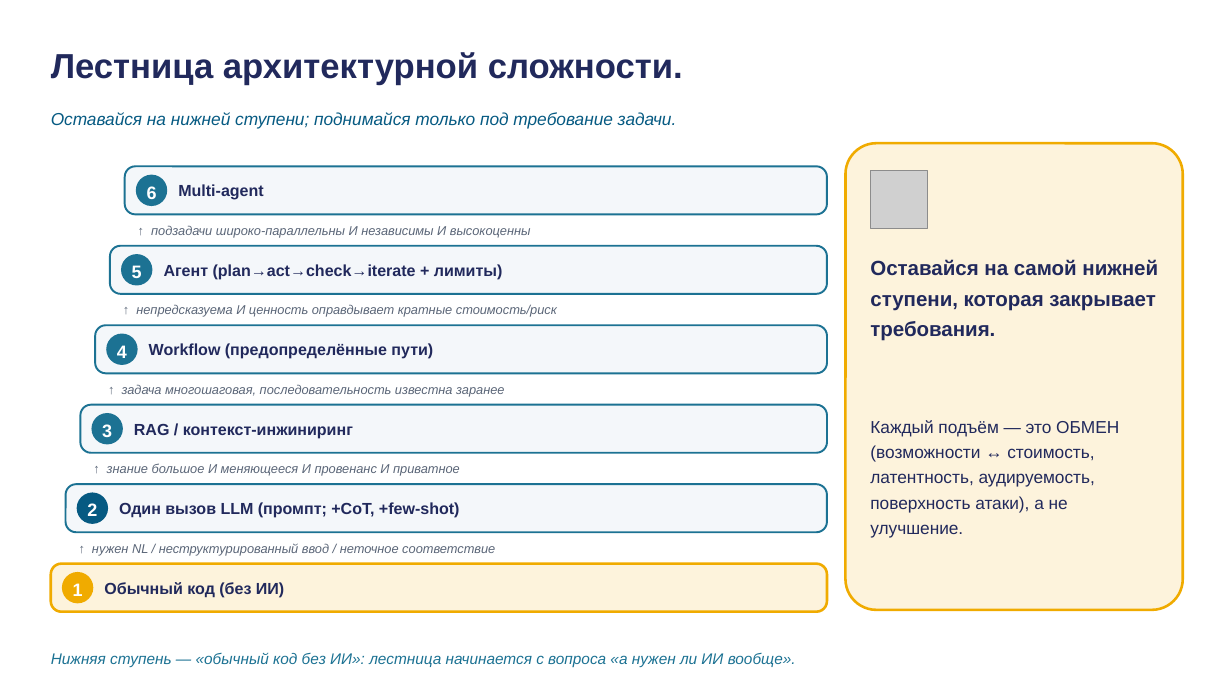
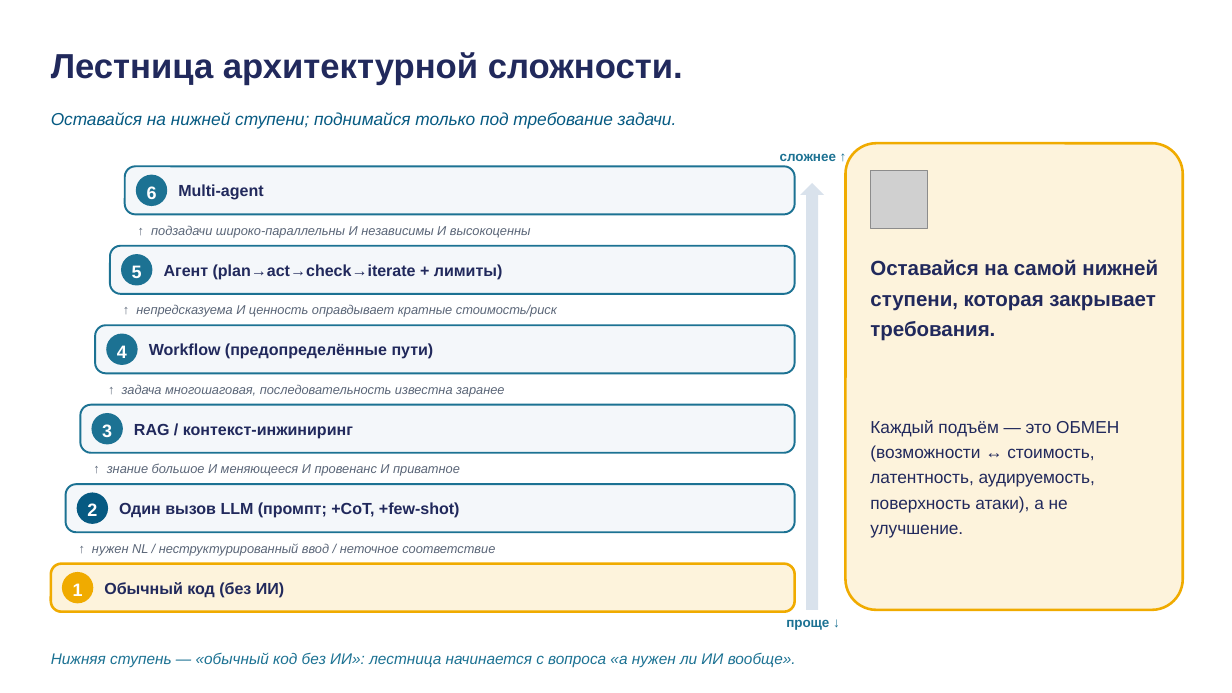
Before and after one commit to tellina-study/AI-usage-lessons, a slide deck: slide 26 of library/lectures/lec-03/rendered/lec-03.pptx. Drawn at 1232x693 pixels with LibreOffice and Linux fonts; fonts in the diff are those of the drawing; grey boxes stand for pictures. Boxes give left, top, right and bottom in pixels: in the first picture for what was removed or moved away, otherwise in the second. Text is boxed around its words. In the diff, an @@ line names an element or a change of style, - is before the commit and + after.

```diff
--- a/library/lectures/lec-03/rendered/lec-03.pptx
+++ b/library/lectures/lec-03/rendered/lec-03.pptx
@@ rounded rectangle: place and size @@
-rounded rectangle at [125,166,827,214]
+rounded rectangle at [125,166,795,214]
@@ text added at [780,153,836,161], 10.5 pt, text #1C7293, bold @@
+сложнее ↑
@@ up arrow added at [800,183,824,610], fill #D9E2EC @@
@@ rounded rectangle: place and size @@
-rounded rectangle at [110,246,827,294]
+rounded rectangle at [110,246,795,294]
@@ rounded rectangle: place and size @@
-rounded rectangle at [95,325,827,373]
+rounded rectangle at [95,325,795,373]
@@ rounded rectangle: place and size @@
-rounded rectangle at [80,405,827,453]
+rounded rectangle at [80,405,795,453]
@@ rounded rectangle: place and size @@
-rounded rectangle at [66,484,827,532]
+rounded rectangle at [66,484,795,532]
@@ rounded rectangle: place and size @@
-rounded rectangle at [51,564,827,612]
+rounded rectangle at [51,564,795,612]
@@ text added at [786,619,829,630], 10.5 pt, text #1C7293, bold @@
+проще ↓
```
Also in this commit, not shown: 8 other slides changed, 1 slide added, 1 slide removed, 12 other files.
